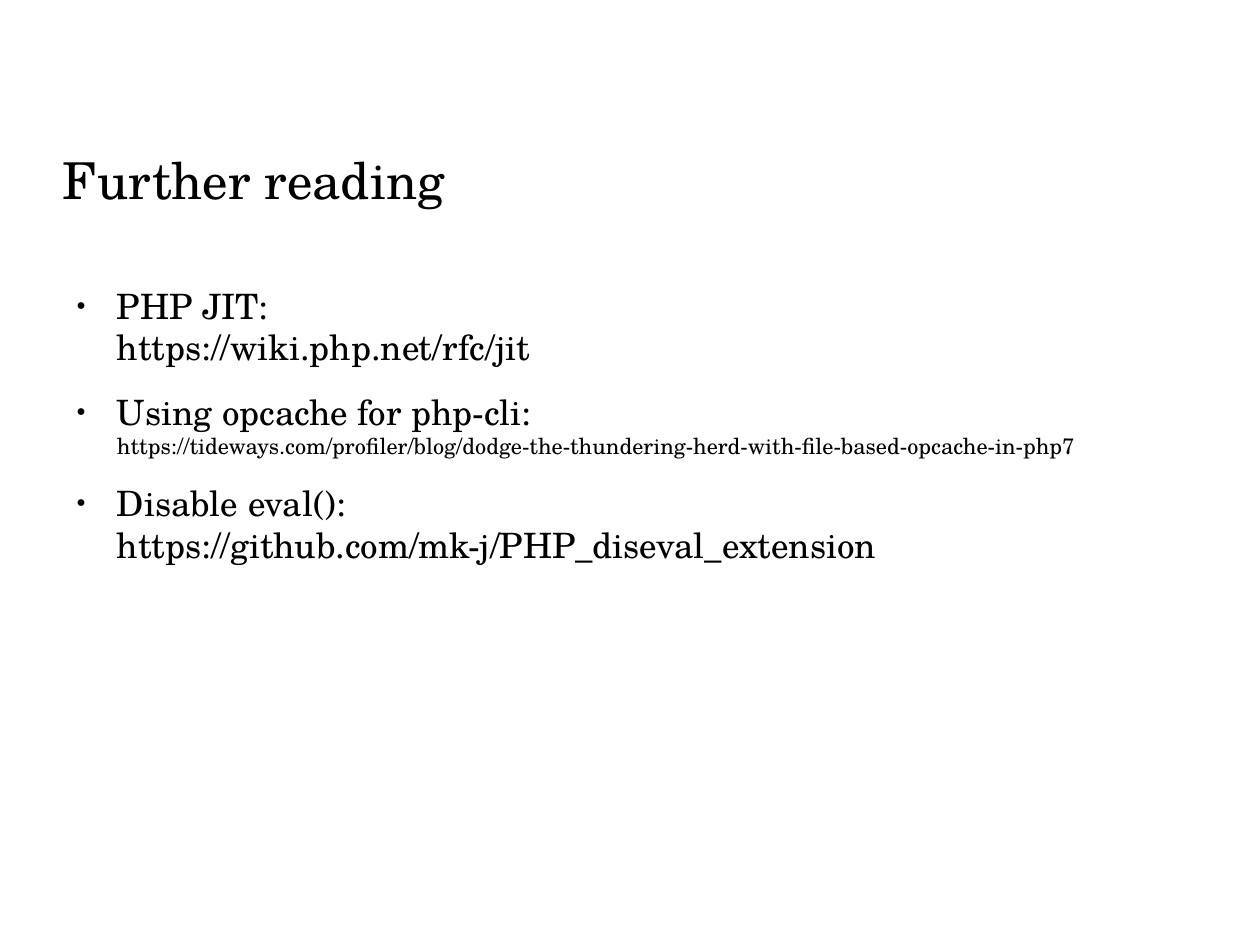
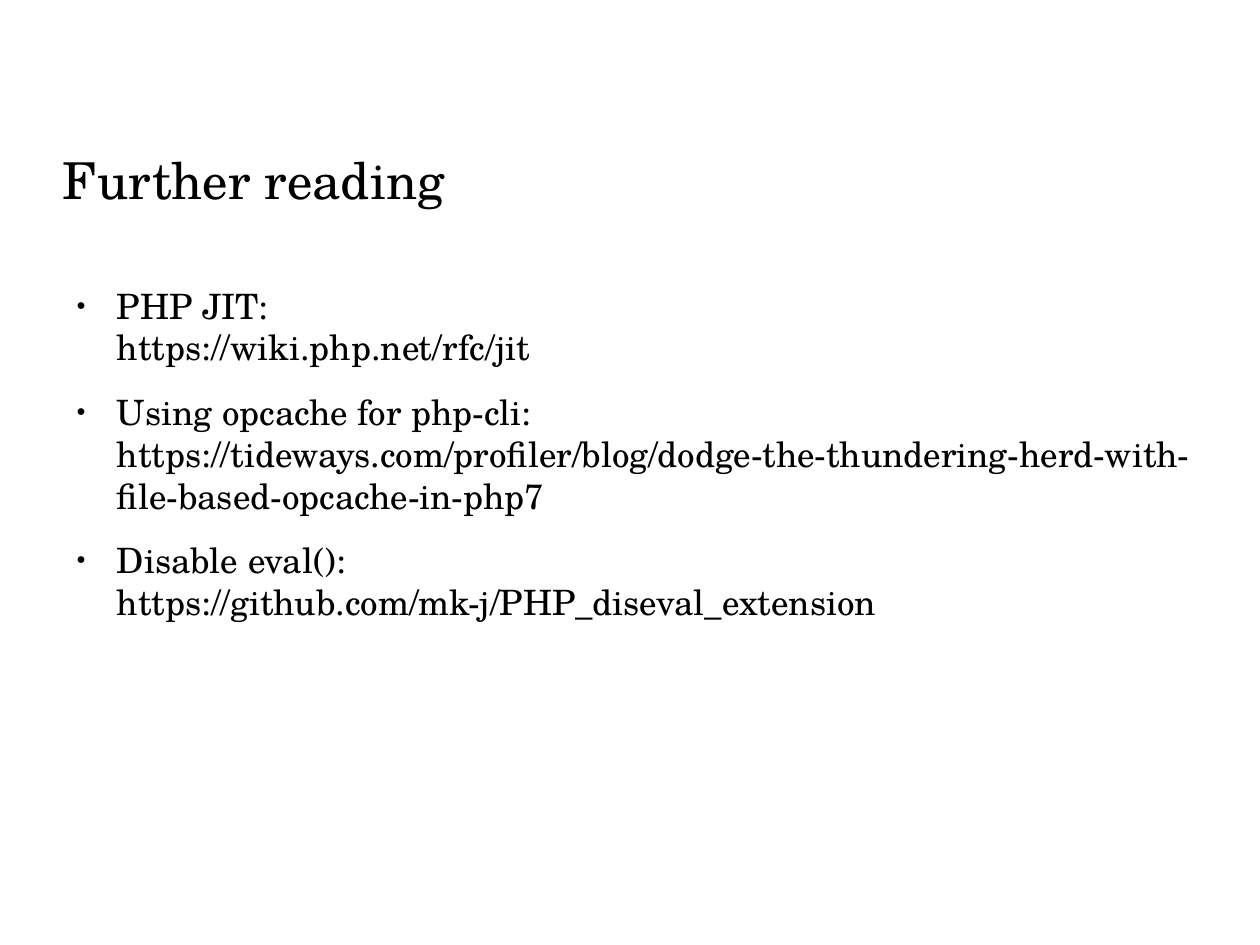
Before and after one commit to thbley/php-lambda, a slide deck: slide 26 of php_lambda.odp. Drawn at 1260x945 pixels with LibreOffice and Linux fonts; fonts in the diff are those of the drawing; background and template pictures are left out. Boxes give left, top, right and bottom in pixels: in the first picture for what was removed or moved away, otherwise in the second. Text is boxed around its words. In the diff, an @@ line names an element or a change of style, - is before the commit and + after.

Commit message:
updated readme, updated slides

```diff
--- a/php_lambda.odp
+++ b/php_lambda.odp
@@ text at bbox=[117, 399, 1189, 516]: size 14 to 22 pt in "https://tideways.com/profiler/blog/dodge-the-thundering-herd ..." @@
```
Also in this commit, not shown: 2 other files.
